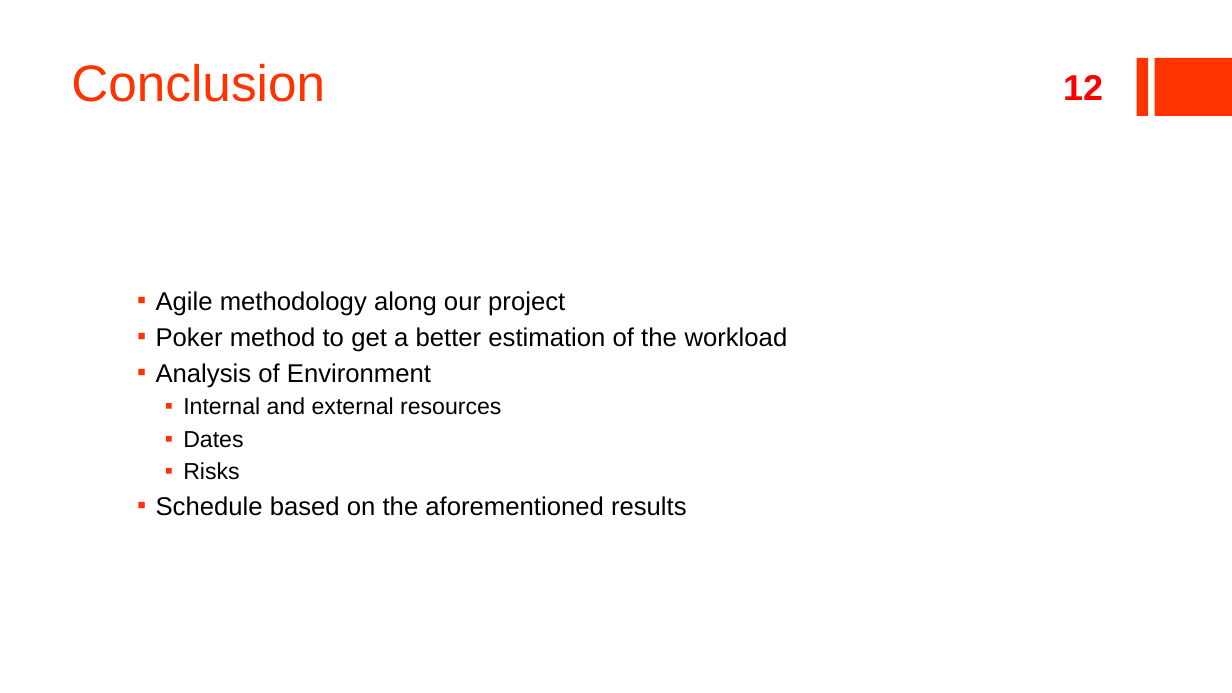
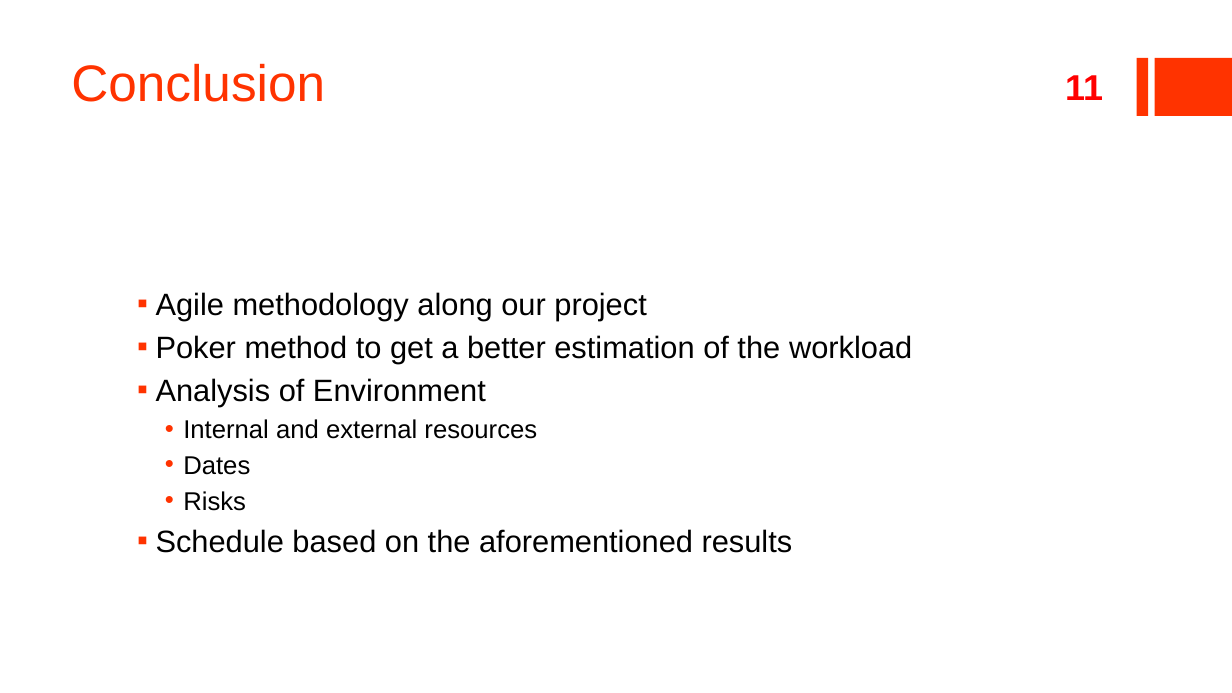
Before and after one commit to ildyria/Arimaa, a slide deck: slide 11 of Docs/Reports/Planning Presentation/V2Planning.pptx (slide 12 before the commit). Drawn at 1232x693 pixels with LibreOffice and Linux fonts; fonts in the diff are those of the drawing. Boxes give left, top, right and bottom in pixels: in the first picture for what was removed or moved away, otherwise in the second. Text is boxed around its words. In the diff, an @@ line names an element or a change of style, - is before the commit and + after.

```diff
--- a/Docs/Reports/Planning Presentation/V2Planning.pptx
+++ b/Docs/Reports/Planning Presentation/V2Planning.pptx
@@ page number at [1065, 75, 1103, 100]: text changed @@
-12
+11
@@ text "Agile methodology along our project" at [156, 292, 912, 553]: size 20 to 24 pt in "Agile methodology along our project", "Poker method to get a better estimation ...", "Analysis of Environment", "Schedule based on the aforementioned results"; size 18 to 20 pt in "Internal and external resources", "Dates", "Risks"; bullet ▪ to • @@
```
Also in this commit, not shown: 8 other slides changed, 1 slide added, 2 slides removed.
